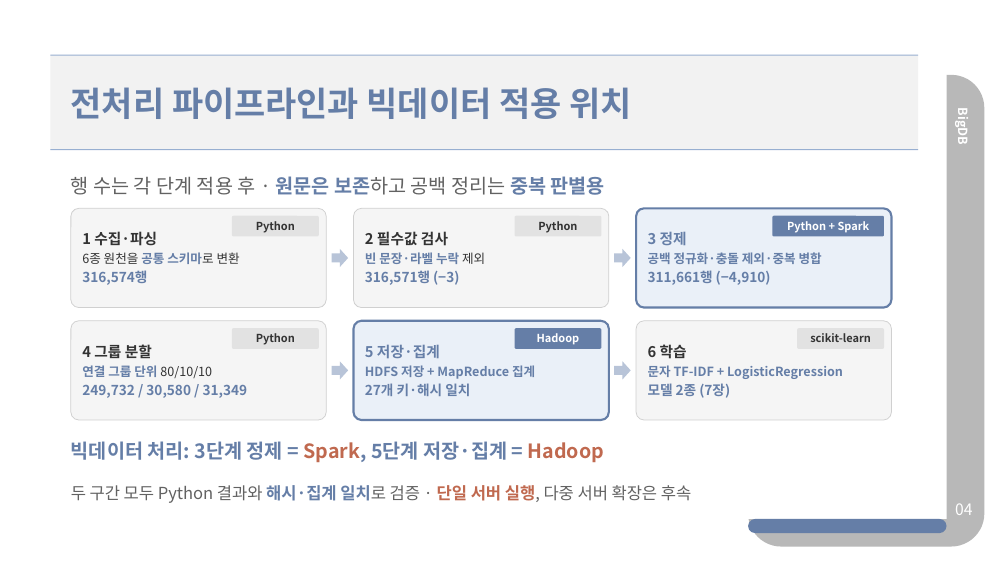
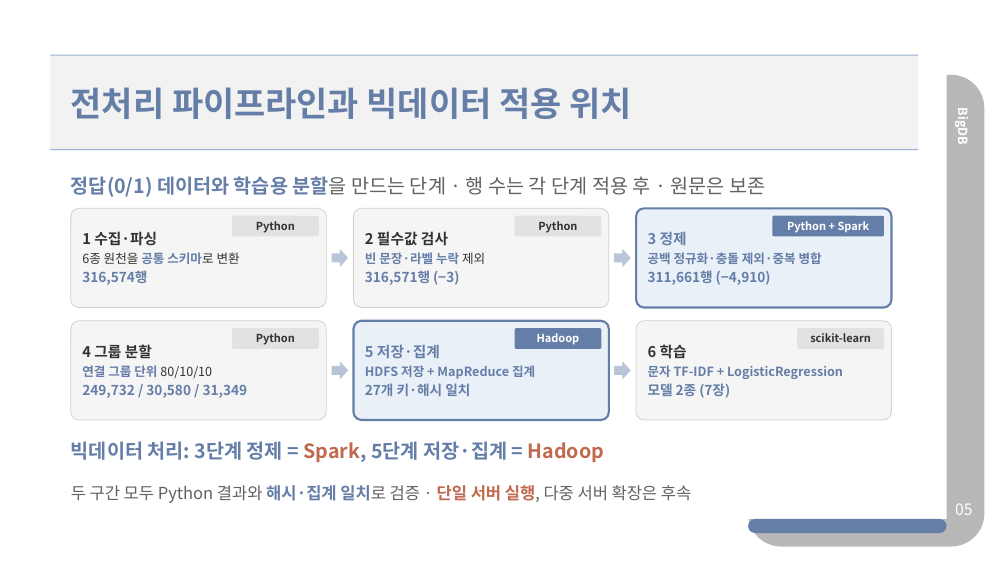
Before and after one commit to sangdelia/3-2-BigDB-Proj., a slide deck: slide 5 of ppts/BigDB 중간발표 - 혐오체인 (조규상,서재철,윤건호).pptx (slide 4 before the commit). Drawn at 1008x567 pixels with LibreOffice and Linux fonts; fonts in the diff are those of the drawing. Boxes give left, top, right and bottom in pixels: in the first picture for what was removed or moved away, otherwise in the second. Text is boxed around its words. In the diff, an @@ line names an element or a change of style, - is before the commit and + after.

```diff
--- a/ppts/BigDB 중간발표 - 혐오체인 (조규상,서재철,윤건호).pptx
+++ b/ppts/BigDB 중간발표 - 혐오체인 (조규상,서재철,윤건호).pptx
@@ text at (71, 176, 765, 197): text changed @@
-행 수는 각 단계 적용 후 · 원문은 보존하고 공백 정리는 중복 판별용
+정답(0/1) 데이터와 학습용 분할을 만드는 단계 · 행 수는 각 단계 적용 후 · 원문은 보존
@@ text at (955, 503, 972, 515): text changed @@
-04
+05
```
Also in this commit, not shown: 10 other slides changed, 9 slides added, 23 other files.
